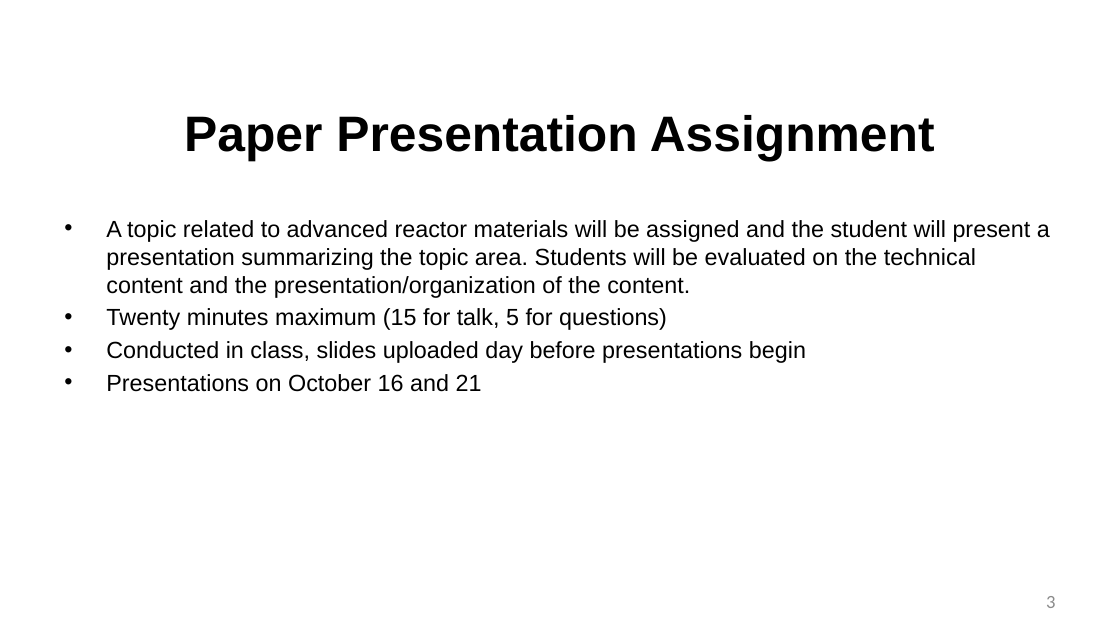
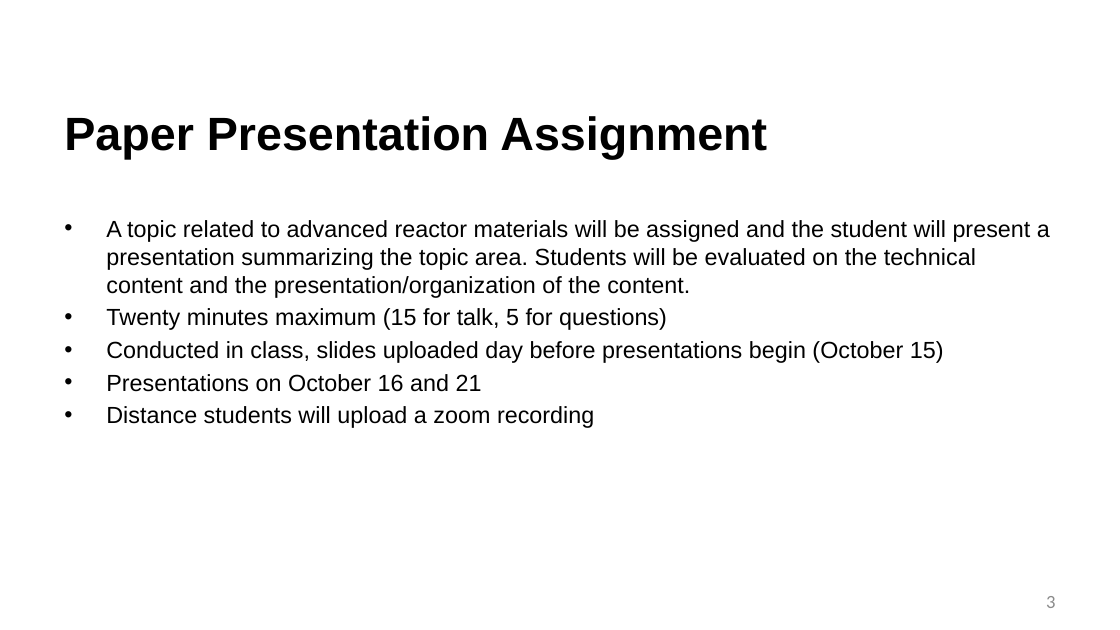
Before and after one commit to benbeeler/TEACHING, a slide deck: slide 3 of Advanced Reactor Materials/Fall2025/Lec10_SFRs.pptx. Drawn at 1120x630 pixels with LibreOffice and Linux fonts; fonts in the diff are those of the drawing; background and template pictures are left out. Boxes give left, top, right and bottom in pixels: in the first picture for what was removed or moved away, otherwise in the second. Text is boxed around its words. In the diff, an @@ line names an element or a change of style, - is before the commit and + after.

```diff
--- a/Advanced Reactor Materials/Fall2025/Lec10_SFRs.pptx
+++ b/Advanced Reactor Materials/Fall2025/Lec10_SFRs.pptx
@@ title "Paper Presentation Assignment" at (64, 116, 767, 159): size 42.7 to 40 pt; alignment centre to left @@
@@ text at (106, 341, 944, 363): text changed @@
-• Conducted in class, slides uploaded day before presentations begin
+• Conducted in class, slides uploaded day before presentations begin (October 15)
@@ text at (106, 406, 594, 428): paragraph added @@
+• Distance students will upload a zoom recording
```
Also in this commit, not shown: 31 other slides changed, 24 slides removed, 7 other files.
